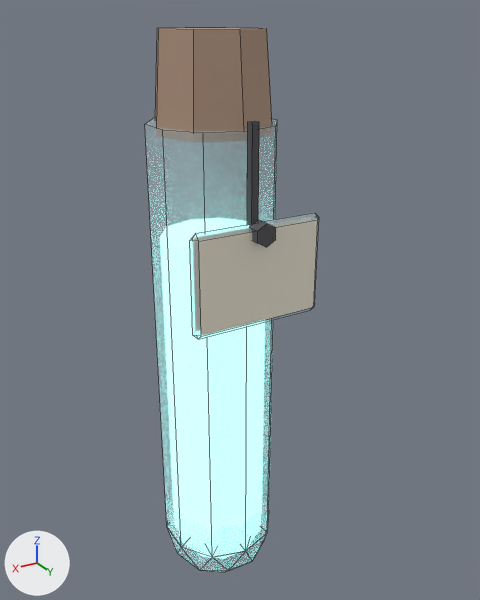
Before and after pictures for a commit that changed the FBX model Assets/_Project/Art/Models/Kit/Sample_Tube.fbx.
One viewpoint serves both versions: a 50 mm lens placed at (0.17, 0.311, 0.341), pointed at (-0.013, 0.005, 0.189). The lights are fixed; the arrows at lower left show +X, +Y and +Z. The first picture is the older version. Mesh edges are drawn as thin lines. Where no turn or scale is listed for an object, it has been applied to the vertices. Vertices at exactly the same position are counted once.

In view in the first picture: 'Sample_Tube'.
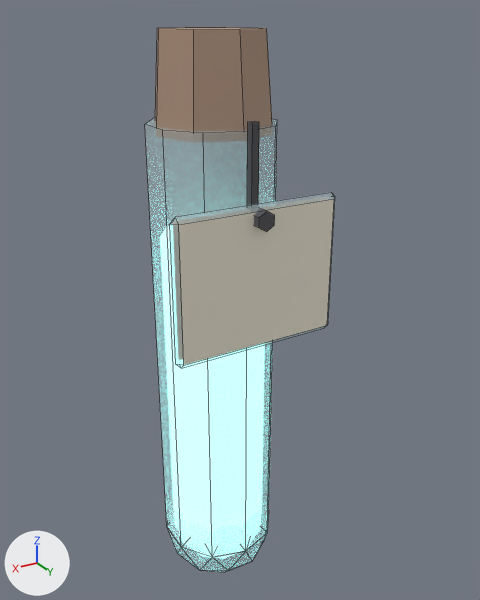
Edits to the bpy script that builds the scene:
```text
Change me_sample_tube:
    used by ob_sample_tube; location = (0.0, 0.0, 0.0); rotation_euler = (1.571, 0.0, 0.0), in degrees (90, 0, 0)
    remove me_sample_tube.from_pydata(...)  # 114 vertices, 134 faces; spans x -0.037..0.038, y -0.005..0.335, z -0.053..0.035
    add me_sample_tube.from_pydata(...)  # 114 vertices, 134 faces; spans x -0.047..0.048, y -0.005..0.335, z -0.053..0.035
    me_sample_tube part 1: the loose piece of 12 vertices spanning x -0.005..0.005, y 0.237..0.249, z -0.053..-0.045 is moved by (0.0, 0.007, 0.0)
    me_sample_tube part 2: the loose piece of 16 vertices spanning x -0.037..0.038, y 0.192..0.248, z -0.048..-0.042 is scaled about its middle by (1.28, 1.45, 1), then moved by (0.0, -0.002, 0.0)
```

Where the change shows, as pixel boxes [x1, y1, x2, y2] in the pictures (480 x 600 px; the box of a moved part takes in the faces that stretch with it):
'Sample_Tube', reshaped (9% wider)
    before: [145, 27, 319, 572]
    after: [145, 27, 335, 572]
part 1 of me_sample_tube, moved or reshaped
    before: [251, 220, 276, 247]
    after: [254, 209, 275, 231]
part 2 of me_sample_tube, moved or reshaped
    before: [190, 213, 319, 339]
    after: [170, 192, 335, 368]
